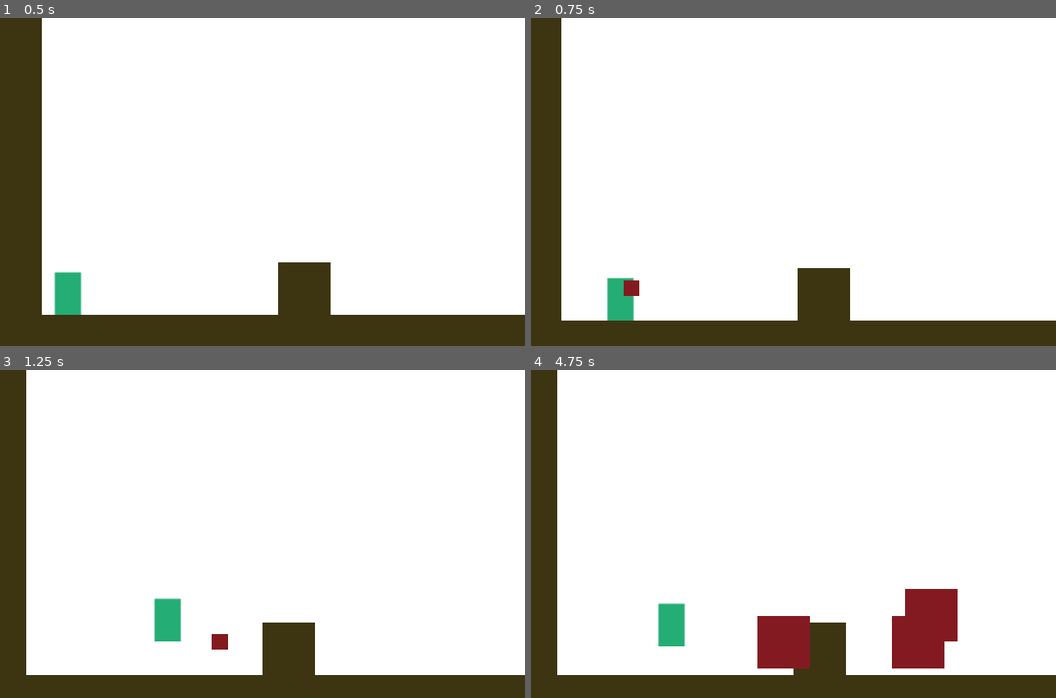
Above: before the commit, frames 1-4 (two rows, left to right).
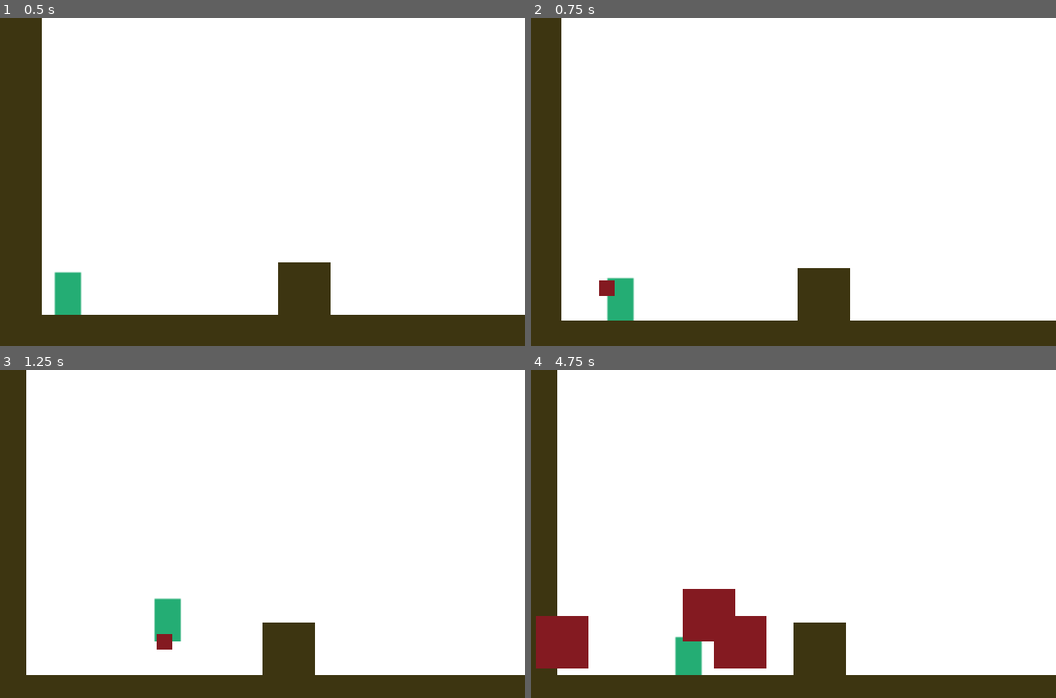
Above: after the commit, the same moments.

Repository: KapFlagon/Imoonity
Game: Godot game, scene res://src/scenes/levels/prototypes/TemplateLevel.tscn
Two runs of this game, one before a commit and one after it. Both use one fixed random seed, a clock stepped at 60 frames per second and the inputs below.
Inputs:
- Up to frame 1 (0.5 s): no input
- Up to frame 2 (0.75 s): hold D (move_right) from 0.53 s (still down); tap P (action_fire) at 0.6 s
- Up to frame 3 (1.25 s): keep holding D (move_right); tap W (move_jump) at 0.77 s
- Up to frame 4 (4.75 s): tap P (action_fire) every 0.75 s from 1.35 to 4.35 s; tap W (move_jump) at 1.52, 3.02, 3.77, 4.52 s; tap Enter at 2 s; release D (move_right) at 2.03 s; hold A (move_left) 2.03-2.78 s; hold D (move_right) 2.78-4.28 s; hold A (move_left) from 4.28 s (still down)

Frame 1 is identical in both runs. In frame 2, 0.3% of the frame differs, in the area x 12-21%, y 80-85%; in frame 3, 0.3%; in frame 4, 9.3%, in the area x 0-82%, y 66-93%.

Commit message:
Using KinematicBody2D
Updated projectile to use this, also having some fun with direction

Diff:
--- a/project.godot
+++ b/project.godot
@@ -67,6 +67,7 @@
 2d_physics/layer_2="walls"
 2d_physics/layer_3="phase_material"
 2d_physics/layer_4="pushable_material"
+2d_physics/layer_5="projectile"
 
 [rendering]
 
--- a/src/scenes/game_objects/PlanetProjectileAbility/PlanetPlatform.tscn
+++ b/src/scenes/game_objects/PlanetProjectileAbility/PlanetPlatform.tscn
@@ -3,12 +3,14 @@
 [ext_resource path="res://assets/images/sprites/Placeholder_RingPlat.png" type="Texture" id=1]
 
 [sub_resource type="RectangleShape2D" id=1]
-extents = Vector2( 16, 16.2182 )
+extents = Vector2( 16.0376, 16.3871 )
 
-[node name="PlanetPlatform" type="Sprite"]
+[node name="PlanetPlatform" type="StaticBody2D"]
+collision_layer = 2
+collision_mask = 31
+
+[node name="Sprite" type="Sprite" parent="."]
 texture = ExtResource( 1 )
 
-[node name="StaticBody2D" type="StaticBody2D" parent="."]
-
-[node name="CollisionShape2D" type="CollisionShape2D" parent="StaticBody2D"]
+[node name="CollisionShape2D" type="CollisionShape2D" parent="."]
 shape = SubResource( 1 )
--- a/src/scenes/game_objects/PlanetProjectileAbility/PlanetProjectile.tscn
+++ b/src/scenes/game_objects/PlanetProjectileAbility/PlanetProjectile.tscn
@@ -6,8 +6,10 @@
 
 [sub_resource type="RectangleShape2D" id=1]
 
-[node name="PlanetProjectile" type="Area2D"]
+[node name="PlanetProjectile" type="KinematicBody2D"]
 scale = Vector2( 0.3, 0.3 )
+collision_layer = 16
+collision_mask = 30
 script = ExtResource( 1 )
 __meta__ = {
 "_edit_group_": true
--- a/src/scenes/game_objects/scripts/PlanetProjectile.gd
+++ b/src/scenes/game_objects/scripts/PlanetProjectile.gd
@@ -1,6 +1,8 @@
-extends Area2D
+extends KinematicBody2D
 
-export var projectileSpeed = 150
+export var projectileSpeed = 5
+
+var velocity = Vector2.ZERO
 
 export (PackedScene) var PlanetPlatform
 
@@ -10,14 +12,14 @@
 
 
 func _physics_process(delta):
-#	TODO maybe worth discussing if this is the best way to fire projectiles?
-	position.x += projectileSpeed * delta
+	velocity.x += projectileSpeed * get_parent().get_node("Player").last_horizontal_dir
+	move_and_slide(velocity, Vector2.UP)
 	if Input.is_action_just_pressed("action_fire"):
 		spawnPlatform()
 
 func spawnPlatform():
 	var platformInstance = PlanetPlatform.instance()
 #	Always adding to the parent scene, maybe not needed but can track it from there
-	get_tree().get_root().add_child(platformInstance)
+	get_parent().add_child(platformInstance)
 	platformInstance.transform = self.global_transform
 	queue_free()
--- a/src/scenes/game_objects/scripts/Player.gd
+++ b/src/scenes/game_objects/scripts/Player.gd
@@ -6,6 +6,7 @@
 export var base_movement_speed = 300
 export var max_movement_speed = 100
 export var jump_force = 150
+var last_horizontal_dir = 0
 var velocity = Vector2(0, 0)
 
 export (PackedScene) var PlanetProjectile
@@ -35,6 +36,7 @@
 	var horizontal_velocity
 	var horizontal_input = get_horizontal_input()
 	if horizontal_input != 0:
+		last_horizontal_dir = horizontal_input
 		horizontal_velocity = horizontal_input * base_movement_speed
 		horizontal_velocity = clamp(horizontal_velocity, -max_movement_speed, max_movement_speed)
 	else:
@@ -59,8 +61,8 @@
 	return vertical_velocity
 
 func checkActionButtonPressed():
-	if get_node_or_null("/root/PlanetProjectile") == null && Input.is_action_just_pressed("action_fire"):
+	if get_parent().get_node_or_null("PlanetProjectile") == null && Input.is_action_just_pressed("action_fire"):
 		var projectileInstance = PlanetProjectile.instance()
 		#	Always adding to the parent scene, maybe not needed but can track it from there
-		get_tree().get_root().add_child(projectileInstance)
+		get_parent().add_child(projectileInstance)
 		projectileInstance.transform = self.global_transform.translated(Vector2(1,-20))
--- a/src/scenes/levels/prototypes/TemplateLevel.tscn
+++ b/src/scenes/levels/prototypes/TemplateLevel.tscn
@@ -50,5 +50,7 @@
 tile_set = SubResource( 2 )
 cell_size = Vector2( 16, 16 )
 cell_quadrant_size = 8
+collision_layer = 2
+collision_mask = 31
 format = 1
 tile_data = PoolIntArray( -131073, 0, 0, -196608, 0, 0, -196565, 0, 0, -196564, 0, 0, -65537, 0, 0, -131072, 0, 0, -131 …(2077 unchanged characters)…
